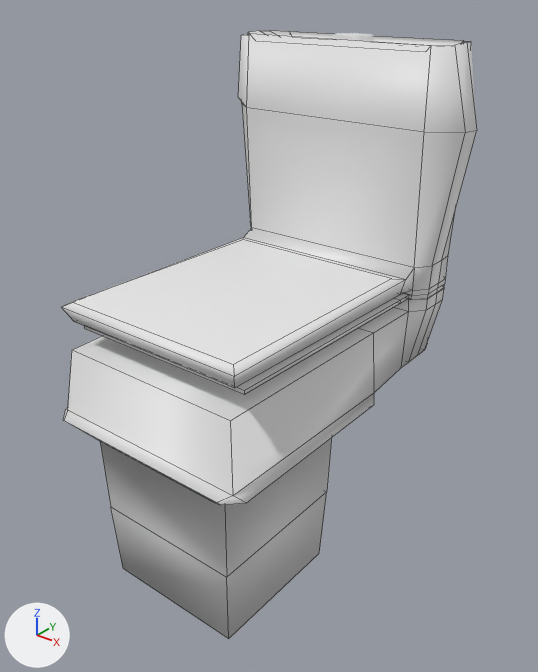
An edit to the Blender file models/vater/vater.blend, drawn before and after from the same camera.
Both versions are drawn from a 50 mm lens placed at (4.74, -5.04, 5.42), pointed at (0.09, 0.78, 1.82). The axes (+X, +Y, +Z) are drawn at lower left. The lights are the same throughout. Mesh edges are drawn as thin lines on the coarser meshes. Materials are left out; every surface is plain grey.
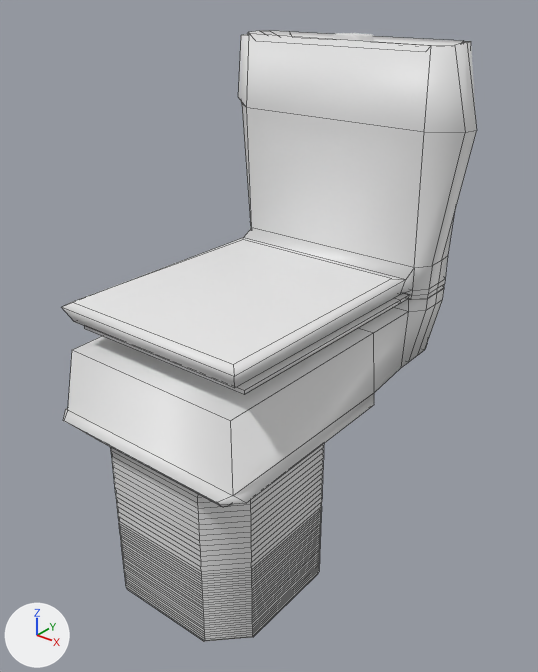
Where the change shows, as pixel boxes (x1, y1, x2, y2) in the pictures (538 x 672 px):
```json
{"object": "Cube", "change": "reshaped", "before": [62, 30, 477, 639], "after": [62, 30, 477, 642]}
{"part": 1, "of": "me_cube_002", "change": "built on", "before": [100, 438, 331, 639], "after": [89, 435, 324, 642]}
```

Edits to the scene script, one JSON object a line:
```json
{"block": "me_cube_002", "where": "# used by ob_cube; location = (0.0, 0.0, 0.0)"}
{"op": "remove", "block": "me_cube_002", "code": "me_cube_002.from_pydata(...)  # 168 vertices, 165 faces; spans x -1.59..1.59, y -1.2..2.76, z -1.0..4.89"}
{"op": "add", "block": "me_cube_002", "code": "me_cube_002.from_pydata(...)  # 540 vertices, 529 faces; spans x -1.59..1.59, y -1.2..2.76, z -1.0..4.89"}
{"block": "me_cube_002", "change": "me_cube_002 part 1: 8 vertices removed from x -1.0..1.0, y -1.0..1.0, z -1.0..0.0; 380 vertices added at x -1.0..1.0, y -1.0..1.0, z -1.0..1.0"}
```
